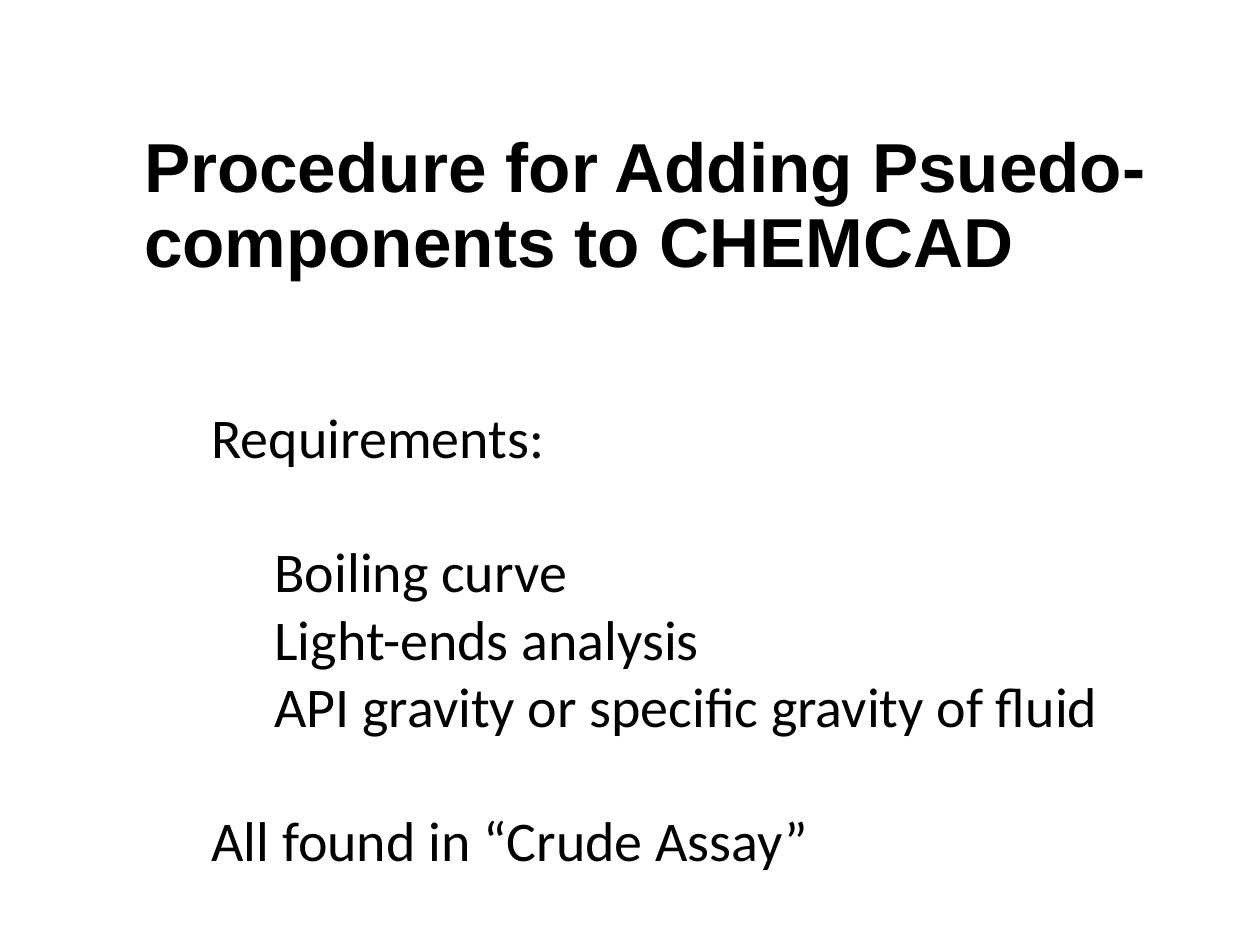
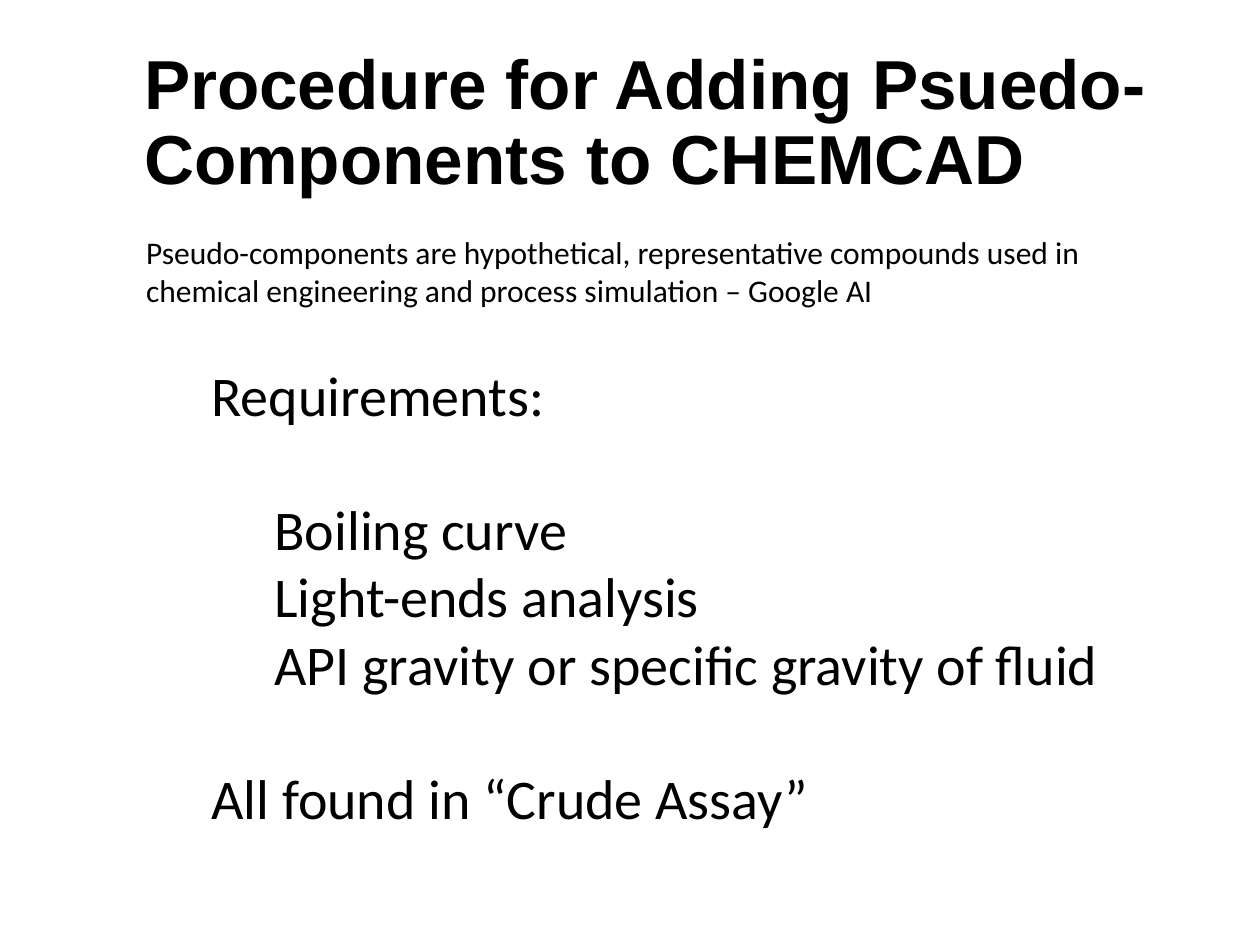
Before and after one commit to abiaglow/abiaglow.github.io, a slide deck: slide 1 of CH402/design_project/Temp/005_Psuedocomponent_Setup_Procedure_for_CHEMCADv3.pptx. Drawn at 1260x945 pixels with LibreOffice and Linux fonts; fonts in the diff are those of the drawing. Boxes give left, top, right and bottom in pixels: in the first picture for what was removed or moved away, otherwise in the second. Text is boxed around its words. In the diff, an @@ line names an element or a change of style, - is before the commit and + after.

```diff
--- a/CH402/design_project/Temp/005_Psuedocomponent_Setup_Procedure_for_CHEMCADv3.pptx
+++ b/CH402/design_project/Temp/005_Psuedocomponent_Setup_Procedure_for_CHEMCADv3.pptx
@@ title at [144,58,1145,197]: text changed @@
-Procedure for Adding Psuedo-components to CHEMCAD
+Procedure for Adding Psuedo-Components to CHEMCAD
@@ text added at [146,242,1079,308], 18 pt, text #000000 @@
+Pseudo-components are hypothetical, representative compounds used in chemical engineering and process simulation – Google AI
@@ text "Requirements:": place and size @@
-text "Requirements:" at [211,419,1097,870]
+text "Requirements:" at [211,377,1097,828]
```
Also in this commit, not shown: 1 slide added.
